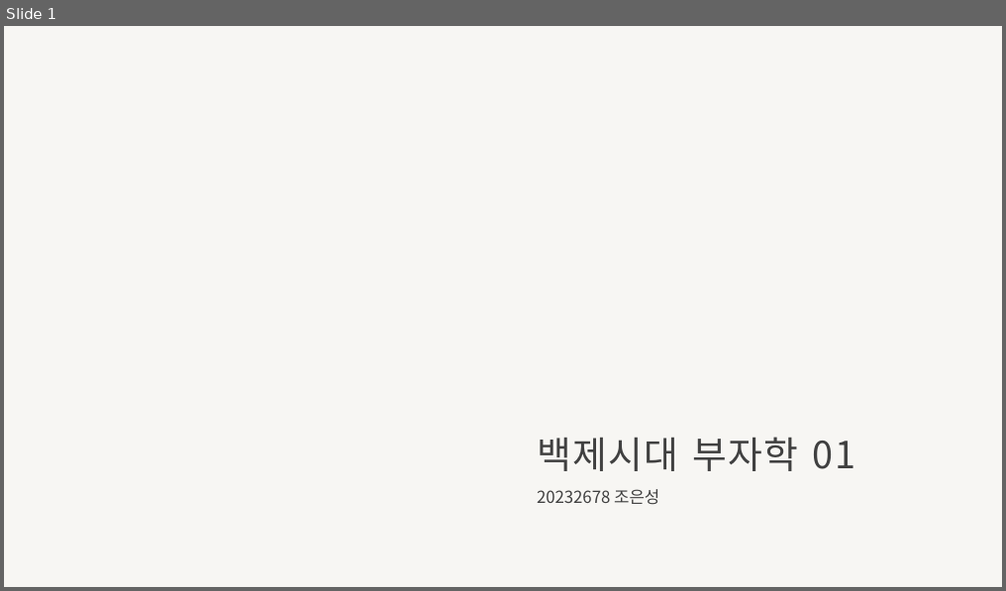
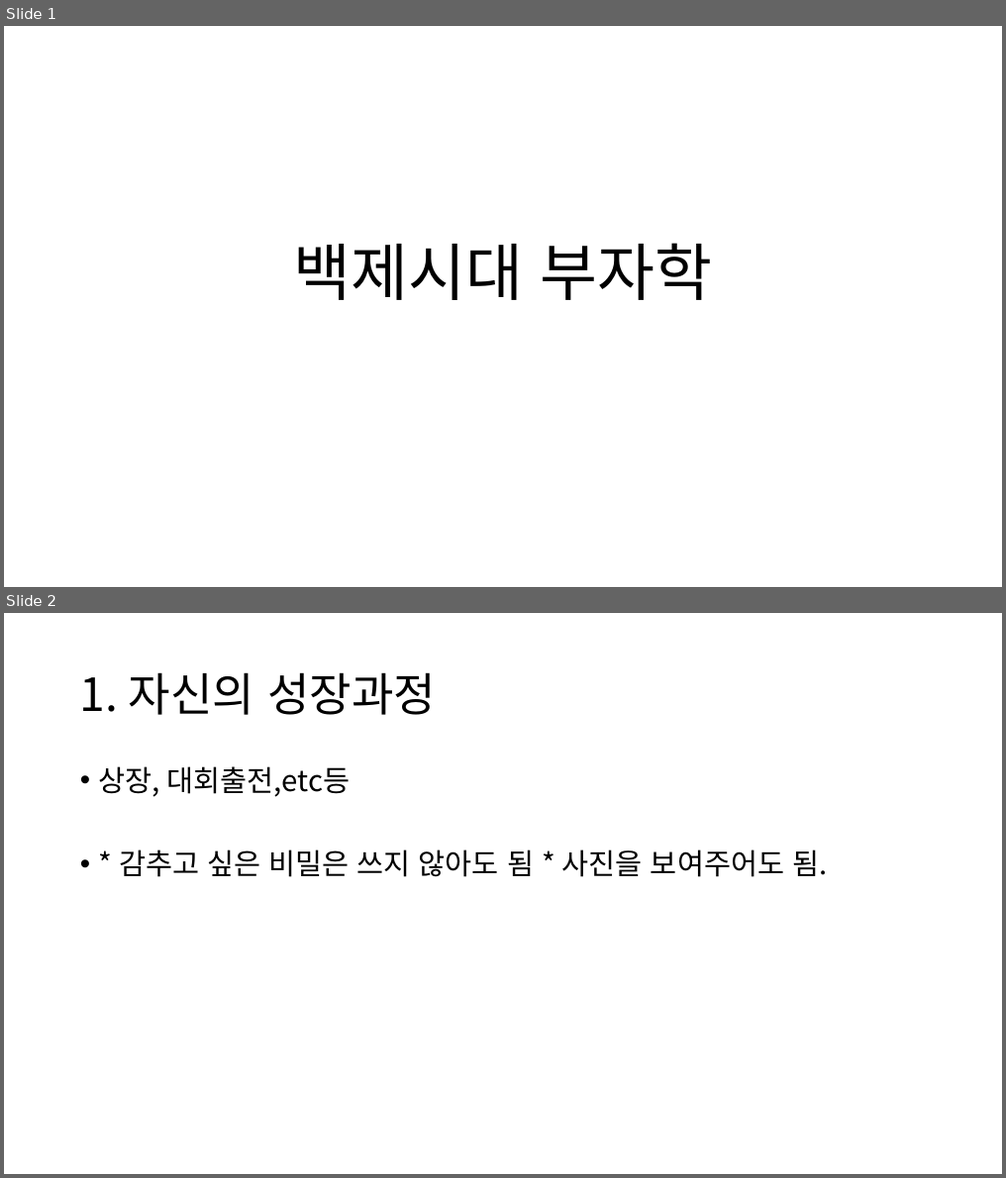
Before and after one commit to EunSeong-Jo/DMU, a slide deck: 1-freshman/2st-semester/백세시대부자학/백제시대부자학-조은성.pptx. Shown one above the other, each under a label of ours: slide 1 before the commit, slides 1 and 2 after it. The pictures are 1006x591 and 1006x1178 pixels, drawn with LibreOffice and Linux fonts; fonts in the diff are those of the drawing; background and template pictures are left out. Boxes give left, top, right and bottom in pixels: in the first picture for what was removed or moved away, otherwise in the second. Text is boxed around its words. In the diff, an @@ line names an element or a change of style, - is before the commit and + after.

```diff
--- a/1-freshman/2st-semester/백세시대부자학/백제시대부자학-조은성.pptx
+++ b/1-freshman/2st-semester/백세시대부자학/백제시대부자학-조은성.pptx
@@ slide 2 added at [4,613,1002,1174], background #FFFFFF @@
@@ title added at [80,672,436,715], 44 pt, text #000000 @@
+1. 자신의 성장과정
@@ text added at [99,766,827,877], 28 pt, text #000000 @@
+• 상장, 대회출전,etc등
+• * 감추고 싶은 비밀은 쓰지 않아도 됨 * 사진을 보여주어도 됨.
@@ slide 1 changed as well @@
@@ background #F7F6F3 to #FFFFFF @@
@@ title at [293,243,713,300]: text changed; size 36 to 60 pt; text colour #404040 to #000000 @@
-백제시대 부자학 01
+백제시대 부자학
@@ subtitle removed at [537,489,659,505] @@
-20232678 조은성
```
Also in this commit, not shown: 5 other slides added, 21 slides removed, 8 other files.
